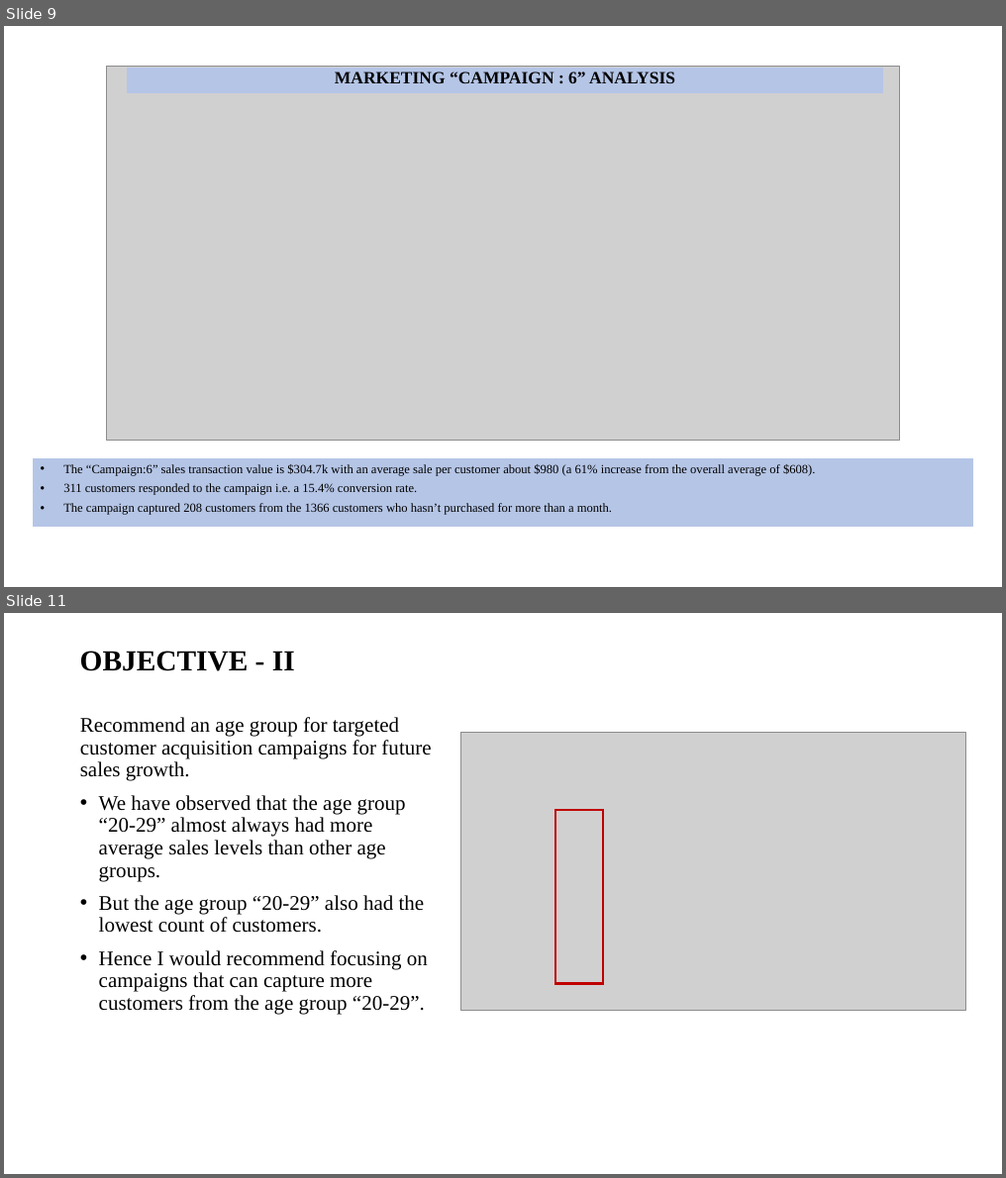
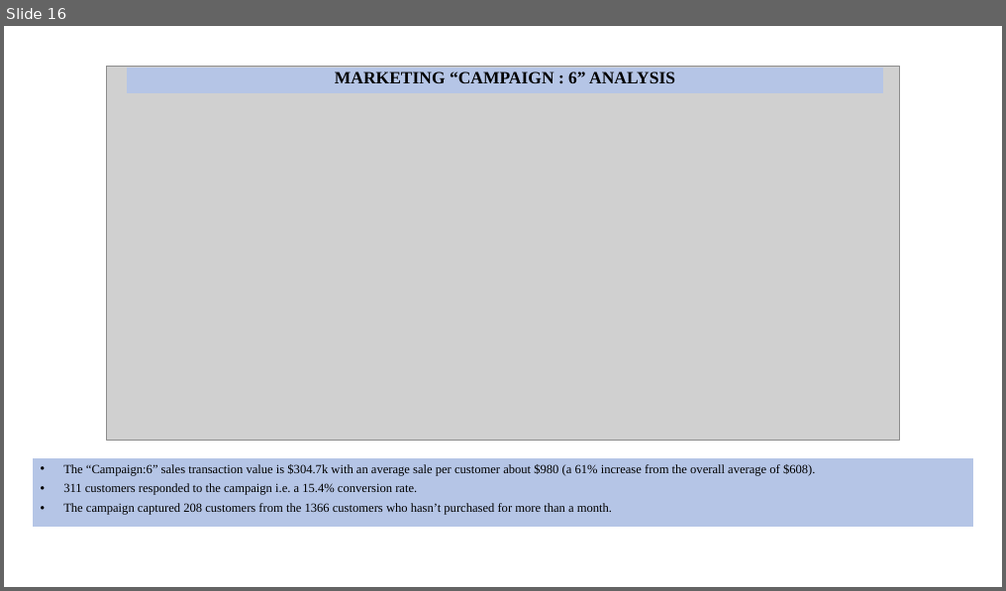
Before and after one commit to anil023/Excel_Store-Marketing-Campaign-Dashboard, a slide deck: Store Marketing Campaign Analysis.pptx. Shown one above the other, each under a label of ours: slides 9 and 11 before the commit, slide 16 after it; the slides between them are not shown. The pictures are 1006x1178 and 1006x591 pixels, drawn with LibreOffice and Linux fonts; fonts in the diff are those of the drawing; grey boxes stand for pictures. Boxes give left, top, right and bottom in pixels: in the first picture for what was removed or moved away, otherwise in the second. Text is boxed around its words. In the diff, an @@ line names an element or a change of style, - is before the commit and + after.

```diff
--- a/Store Marketing Campaign Analysis.pptx
+++ b/Store Marketing Campaign Analysis.pptx
@@ slide 11 removed at (4, 613, 1002, 1174), background #FFFFFF @@
@@ text removed at (80, 651, 295, 671) @@
-OBJECTIVE - II
@@ text removed at (80, 717, 431, 1015) @@
-Recommend an age group for targeted customer acquisition campaigns for future sales growth.
-• We have observed that the age group “20-29” almost always had more average sales levels than other age groups.
-• But the age group “20-29” also had the lowest count of customers.
-• Hence I would recommend focusing on campaigns that can capture more customers from the age group “20-29”.
@@ picture removed at (460, 732, 966, 1011) @@
@@ rectangle removed at (555, 811, 603, 984) @@
@@ what was slide 9 is now slide 16 @@
```
Also in this commit, not shown: 1 slide changed, 3 slides added, 1 other slide removed, 1 other file.
